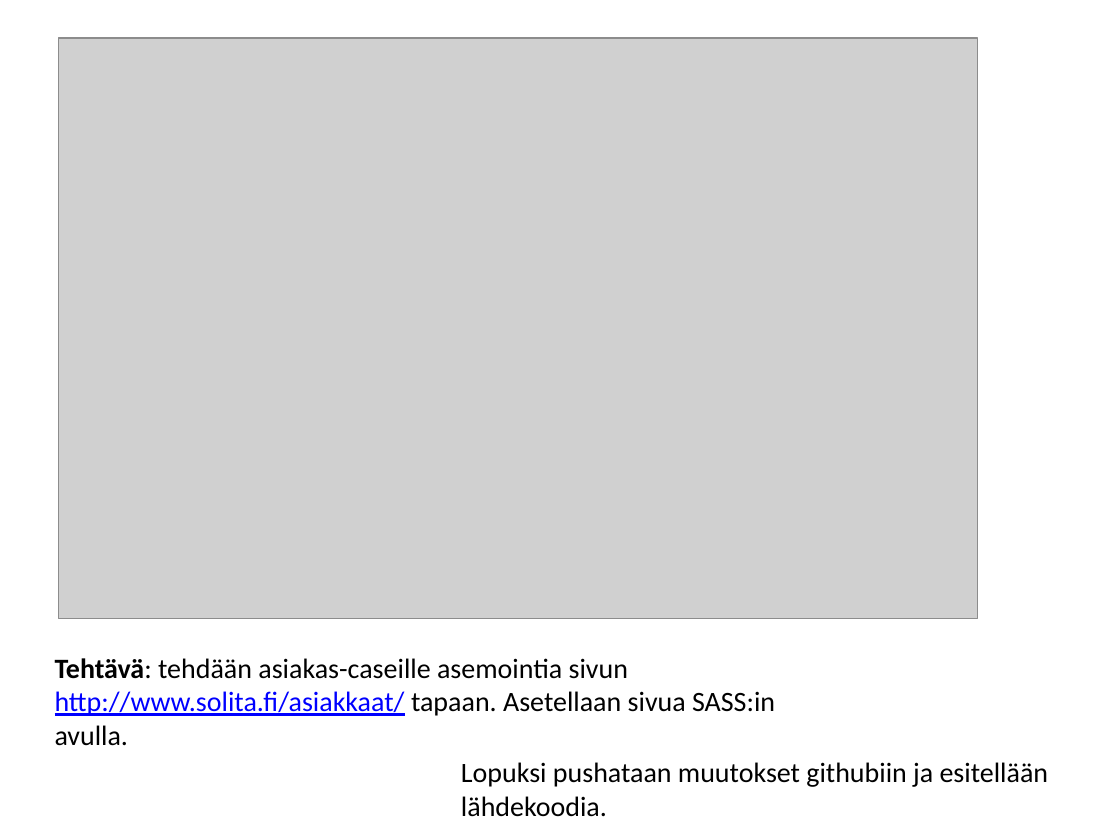
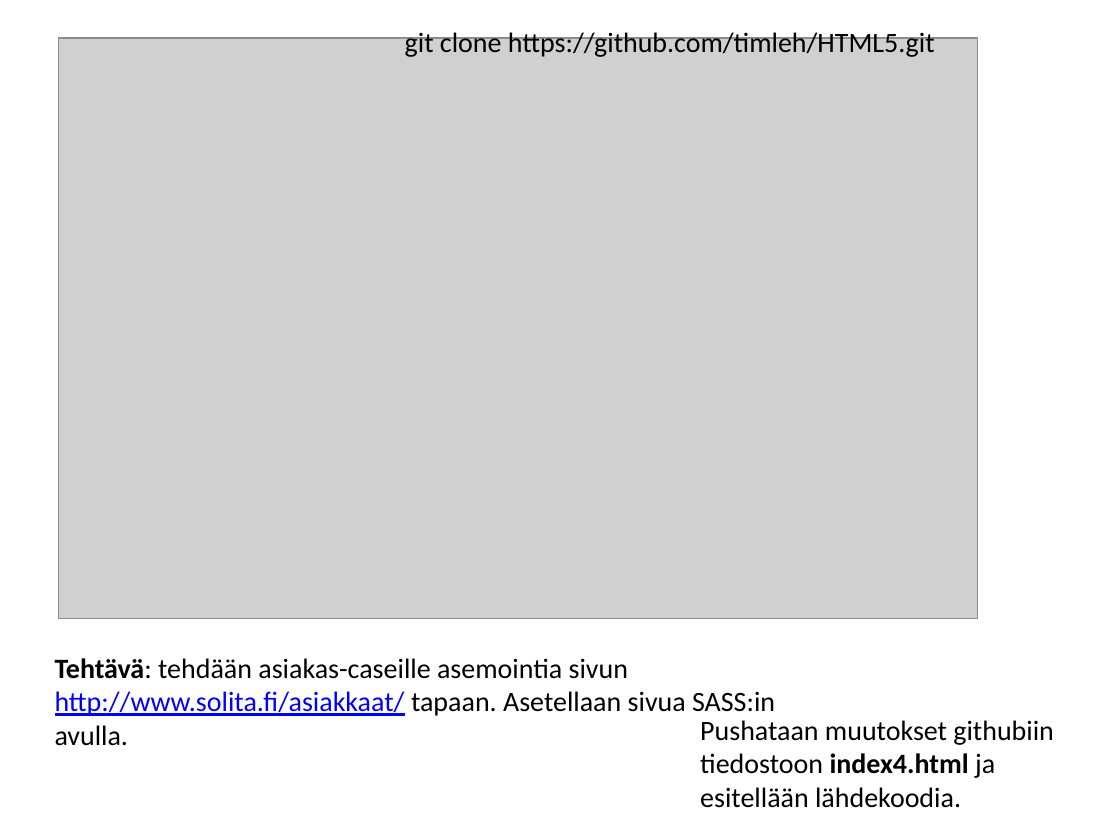
Before and after one commit to yaska80/HTML5, a slide deck: slide 4 of SASS-tehtäviä.pptx. Drawn at 1120x840 pixels with LibreOffice and Linux fonts; fonts in the diff are those of the drawing; grey boxes stand for pictures. Boxes give left, top, right and bottom in pixels: in the first picture for what was removed or moved away, otherwise in the second. Text is boxed around its words. In the diff, an @@ line names an element or a change of style, - is before the commit and + after.

```diff
--- a/SASS-tehtäviä.pptx
+++ b/SASS-tehtäviä.pptx
@@ text added at bbox=[405, 29, 935, 57], 18 pt, text #000000 @@
+git clone https://github.com/timleh/HTML5.git
@@ text at bbox=[700, 720, 1053, 808]: text changed @@
-Lopuksi pushataan muutokset githubiin ja esitellään lähdekoodia.
+Pushataan muutokset githubiin
+tiedostoon index4.html ja esitellään lähdekoodia.
```
Also in this commit, not shown: 4 other slides changed, 1 slide added, 1 other file.
